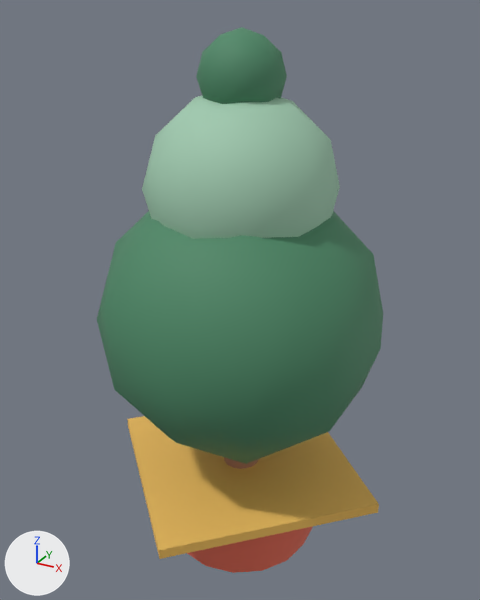
An edit to the glTF model games/brightway-park/public/art/models/deco_topiary.glb, drawn before and after from the same camera.
Camera for both pictures: a 50 mm lens placed at (2.22, -4.06, 4.16), pointed at (-0.03, 0.03, 2.12). The axes (+X, +Y, +Z) are drawn at lower left. The lights are the same throughout. The first picture is the older version. Where no turn or scale is listed for an object, it has been applied to the vertices.

Names of what the first picture shows: 'deco_topiary_0', 'deco_topiary_1', 'deco_topiary_3', 'deco_topiary_4' and 1 more.
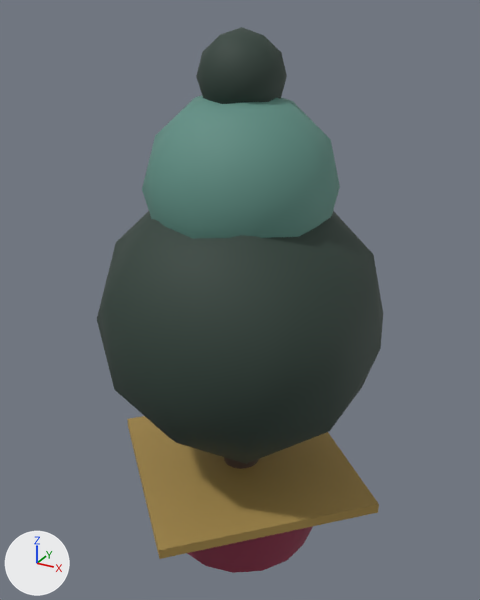
Pixel boxes (x1, y1, x2, y2) of what changed, in the pictures (480 x 600 px):
'deco_topiary_3', recoloured (darker)
    both: (97, 27, 383, 464)
'deco_topiary_4', recoloured (green to cyan)
    both: (142, 95, 340, 239)
'deco_topiary_1', recoloured (orange to brown)
    both: (127, 416, 379, 559)
'deco_topiary_0', recoloured (darker)
    both: (187, 526, 313, 573)

The change, as a diff of the scene's bpy script:
```diff
--- a/games/brightway-park/public/art/models/deco_topiary.glb.py
+++ b/games/brightway-park/public/art/models/deco_topiary.glb.py
@@ mat_material_0 @@
 mat_material_0 = principled_material('Material_0')
-mat_material_0.base_color = (0.863, 0.162, 0.0999)  # red #ef7059
+mat_material_0.base_color = (0.262, 0.0284, 0.0685)  # red #8c2f4a
 mat_material_0.roughness = 0.72
@@ mat_material_1 @@
 mat_material_1 = principled_material('Material_1')
-mat_material_1.base_color = (0.847, 0.503, 0.107)  # orange #edbc5c
+mat_material_1.base_color = (0.381, 0.254, 0.0685)  # brown #a68a4a
 mat_material_1.roughness = 0.72
@@ mat_material_3 @@
 mat_material_3 = principled_material('Material_3')
-mat_material_3.base_color = (0.0723, 0.246, 0.133)  # green #4c8866
+mat_material_3.base_color = (0.0284, 0.0513, 0.0395)  # dark green #2f4038
 mat_material_3.roughness = 0.72
@@ mat_material_4 @@
 mat_material_4 = principled_material('Material_4')
-mat_material_4.base_color = (0.356, 0.597, 0.434)  # green #a1cbb0
+mat_material_4.base_color = (0.114, 0.275, 0.231)  # cyan #5f8f84
 mat_material_4.roughness = 0.72
```
